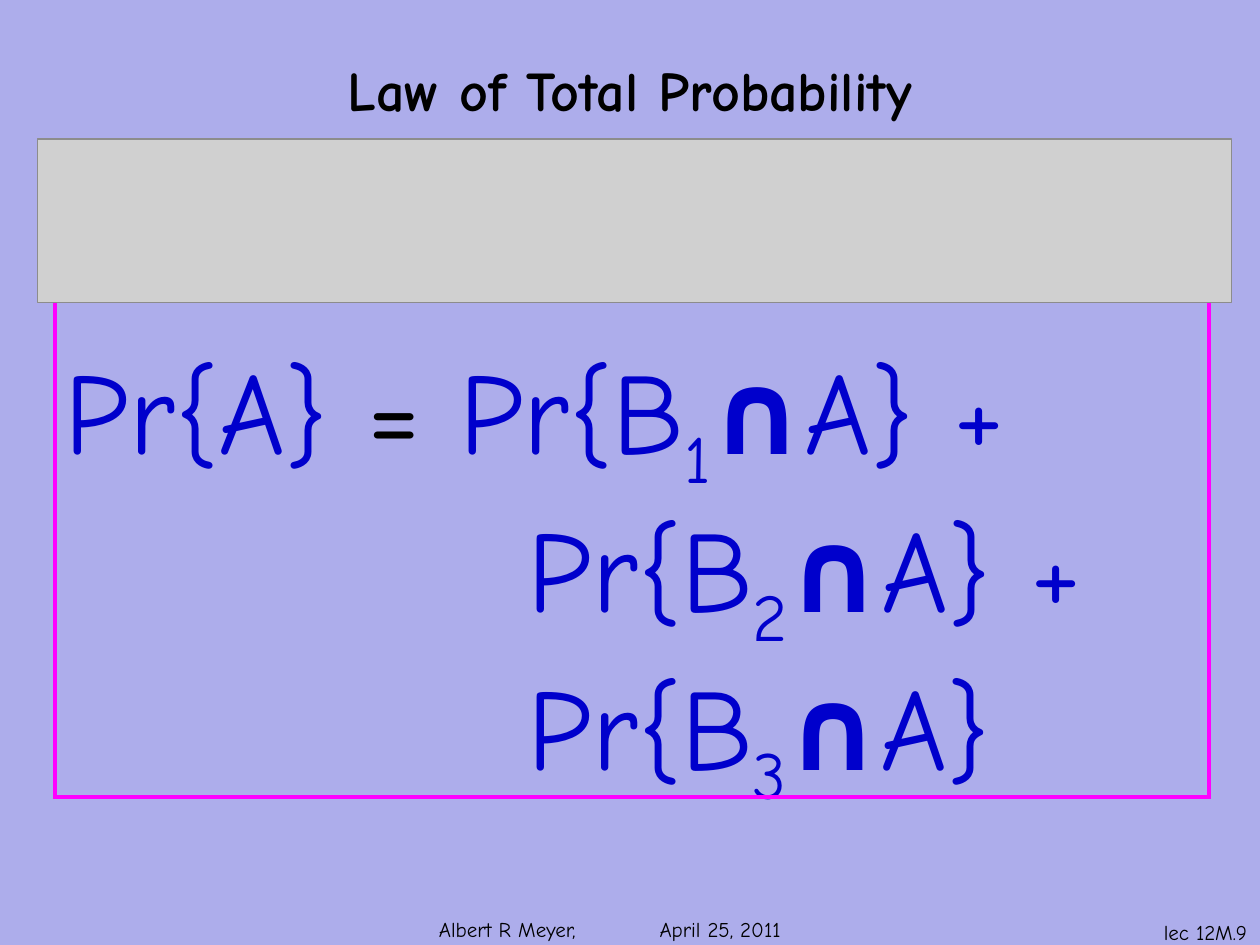
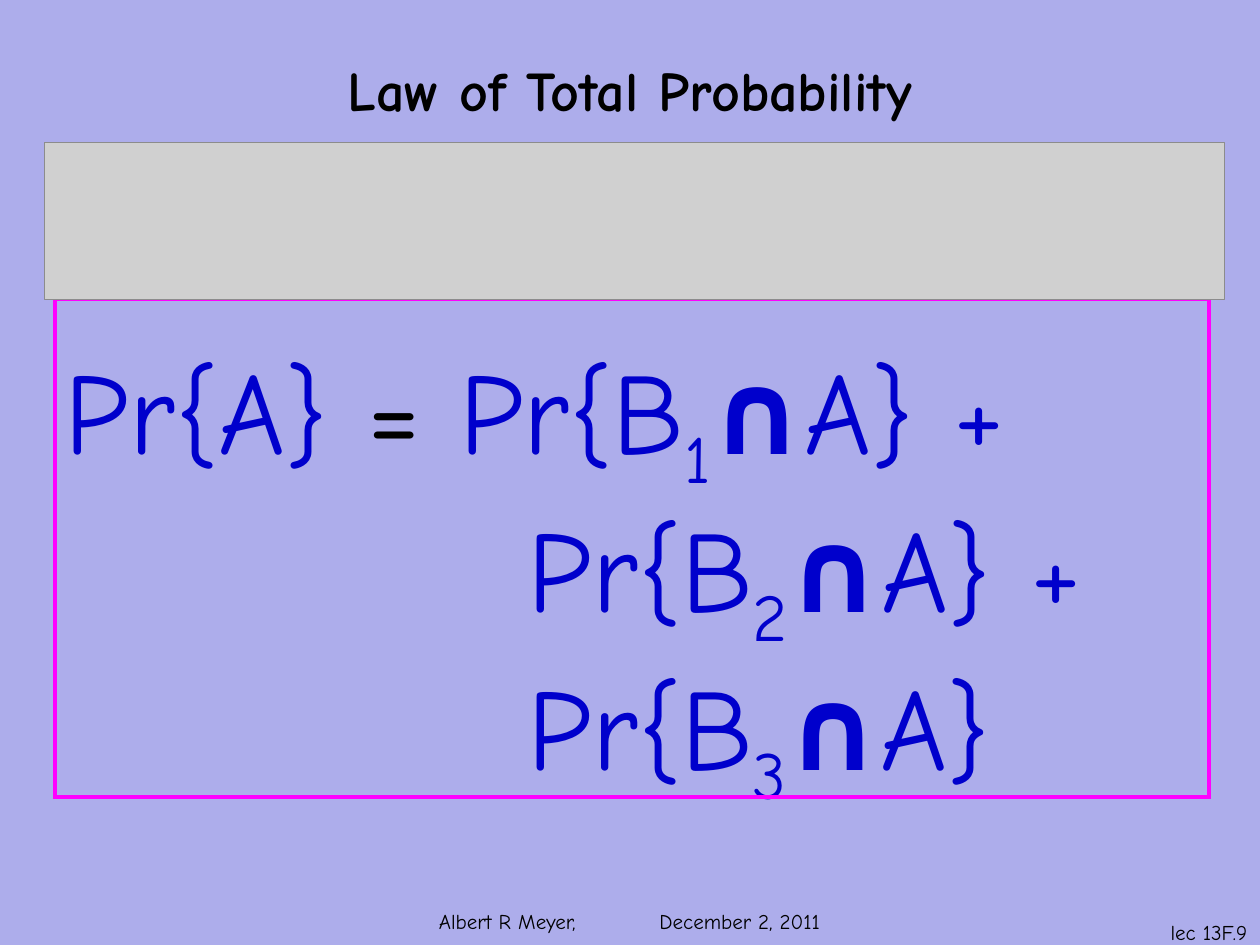
Before and after one commit to armeyer/mcs_web, a slide deck: slide 9 of fall11/slidesF11/slides13f.pptx. Drawn at 1260x945 pixels with LibreOffice and Linux fonts; fonts in the diff are those of the drawing; grey boxes stand for pictures; background and template pictures are left out. Boxes give left, top, right and bottom in pixels: in the first picture for what was removed or moved away, otherwise in the second. Text is boxed around its words. In the diff, an @@ line names an element or a change of style, - is before the commit and + after.

```diff
--- a/fall11/slidesF11/slides13f.pptx
+++ b/fall11/slidesF11/slides13f.pptx
@@ picture resized from (x1=38, y1=139, x2=1232, y2=302) to (x1=44, y1=142, x2=1225, y2=299) @@
@@ text at (x1=439, y1=914, x2=820, y2=933): text changed @@
-Albert R Meyer, April 25, 2011
+Albert R Meyer, December 2, 2011
@@ page number at (x1=1171, y1=925, x2=1247, y2=940): text changed @@
-lec 12M.9
+lec 13F.9
```
Also in this commit, not shown: 41 other slides changed, 7 other files.
